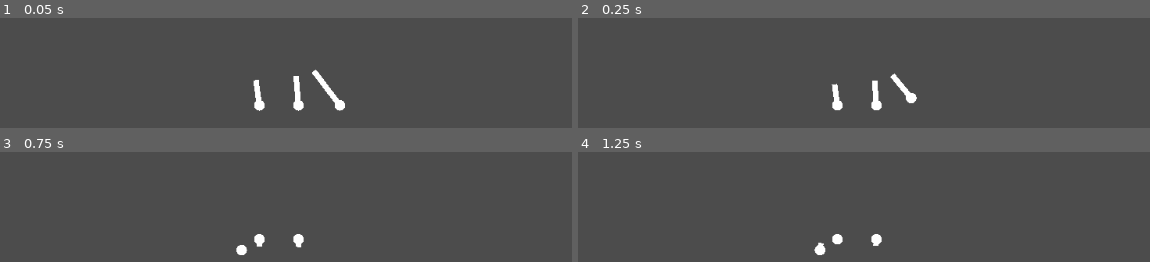
Above: before the commit, frames 1-4 (two rows, left to right).
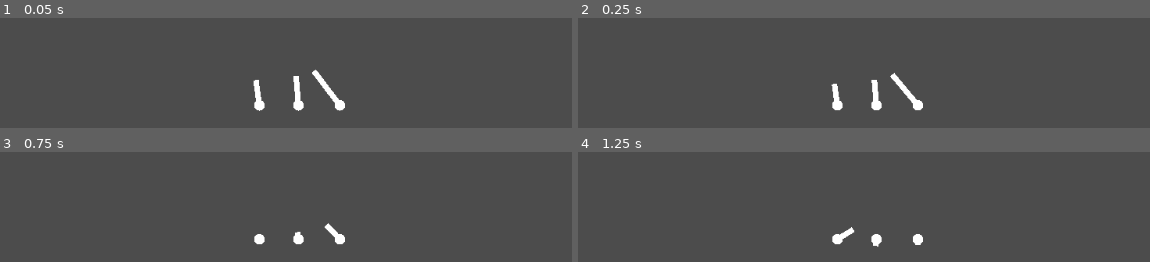
Above: after the commit, the same moments.

Repository: cis-ash/CreatureAddon
Game: Godot game, scene res://TestScene.tscn
Same seed, same stepped clock (60 frames per second), same inputs: the game is played once before the commit and once after it.
Inputs (mouse positions are in pixels of both pictures, inside the frame that each line leads up to):
- Up to frame 1 (0.05 s): no input
- Up to frame 2 (0.25 s): no input
- Up to frame 3 (0.75 s): tap Enter (ui_accept) at 0.5 s; move the mouse to (571, 175) at 0.52 s; hold Enter (ui_accept) from 0.53 s (still down)
- Up to frame 4 (1.25 s): keep holding Enter (ui_accept)

Frame 1 is identical in both runs. In frame 2, 0.3% of the frame differs, in the area x 44-61%, y 50-85%; in frame 3, 0.5%, in the area x 41-61%, y 64-94%; in frame 4, 0.5%.

Commit message:
add support

Diff:
--- a/Suspender.gd
+++ b/Suspender.gd
@@ -1,8 +1,8 @@
-extends Node2D
+extends KinematicBody2D
 
 func _process(delta):
 	if Input.is_action_pressed("ui_accept"):
 		var to_mouse = get_global_mouse_position() - global_position
-		position += to_mouse * 10 * delta
+		move_and_slide(to_mouse * 10)
 		pass
 	pass
--- a/TestScene.tscn
+++ b/TestScene.tscn
@@ -1,10 +1,11 @@
-[gd_scene load_steps=8 format=2]
+[gd_scene load_steps=9 format=2]
 
 [ext_resource path="res://LegTrack.gd" type="Script" id=1]
-[ext_resource path="res://Body.gd" type="Script" id=2]
+[ext_resource path="res://Suspender.gd" type="Script" id=2]
 [ext_resource path="res://SensorOnARope.tscn" type="PackedScene" id=3]
 [ext_resource path="res://Foot.gd" type="Script" id=4]
 [ext_resource path="res://Shapes/WHITE_Circle.png" type="Texture" id=5]
+[ext_resource path="res://Body.gd" type="Script" id=6]
 
 [sub_resource type="Curve2D" id=1]
 _data = {
@@ -20,7 +21,7 @@
 position = Vector2( -398.026, 413.046 )
 script = ExtResource( 4 )
 pushing = true
-comfy_distance = 200.0
+comfy_distance = 400.0
 tolerance = 100.0
 liftoff_speed = 2000.0
 move_speed = 3000.0
@@ -43,7 +44,7 @@
 position = Vector2( 117.064, 413.046 )
 script = ExtResource( 4 )
 pushing = true
-comfy_distance = 200.0
+comfy_distance = 400.0
 tolerance = 100.0
 liftoff_speed = 2000.0
 move_speed = 3000.0
@@ -66,7 +67,7 @@
 position = Vector2( -148.026, 413.046 )
 script = ExtResource( 4 )
 pushing = true
-comfy_distance = 200.0
+comfy_distance = 400.0
 tolerance = 100.0
 liftoff_speed = 2000.0
 move_speed = 3000.0
@@ -93,8 +94,8 @@
 mass = 7.72
 can_sleep = false
 angular_damp = 6.957
-script = ExtResource( 2 )
-force_per_leg = 300.0
+script = ExtResource( 6 )
+force_per_leg = 30.0
 
 [node name="LegTrack" type="Path2D" parent="Body"]
 position = Vector2( -101.273, -95.7255 )
@@ -123,4 +124,26 @@
 current = true
 zoom = Vector2( 5, 5 )
 
-[node name="DampedSpringJoint2D" type="DampedSpringJoint2D" parent="."]
+[node name="KinematicBody2D" type="KinematicBody2D" parent="."]
+position = Vector2( -368.111, 129.779 )
+collision_layer = 0
+collision_mask = 0
+script = ExtResource( 2 )
+
+[node name="DampedSpringJoint2D" type="DampedSpringJoint2D" parent="KinematicBody2D"]
+position = Vector2( -200.101, -11.3265 )
+rotation = 0.791695
+node_a = NodePath("..")
+node_b = NodePath("../../Body")
+length = 1.0
+stiffness = 10.0
+
+[node name="DampedSpringJoint2D2" type="DampedSpringJoint2D" parent="KinematicBody2D"]
+position = Vector2( 209.54, -5.66321 )
+rotation = 0.791695
+node_a = NodePath("..")
+node_b = NodePath("../../Body")
+length = 1.0
+stiffness = 10.0
+
+[node name="CollisionShape2D" type="CollisionShape2D" parent="KinematicBody2D"]
